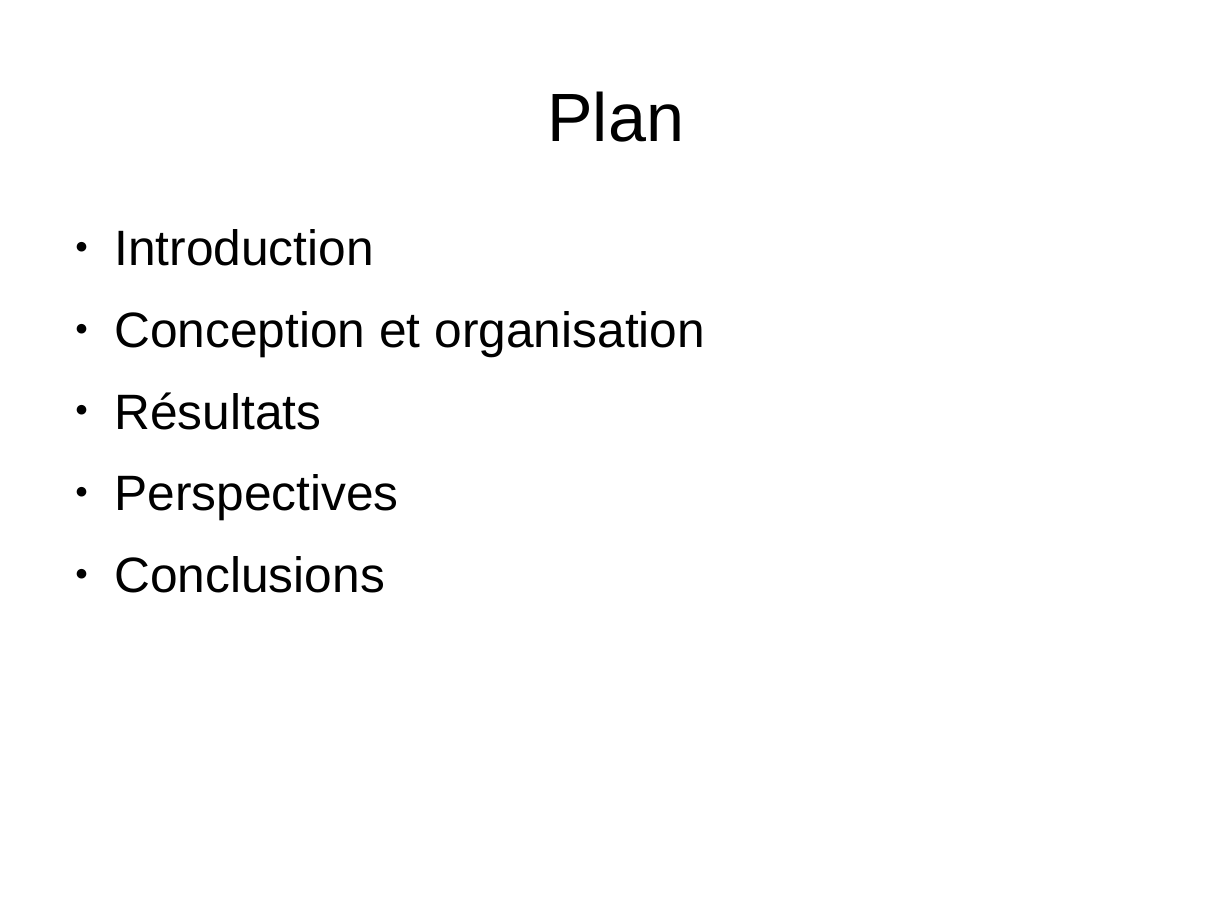
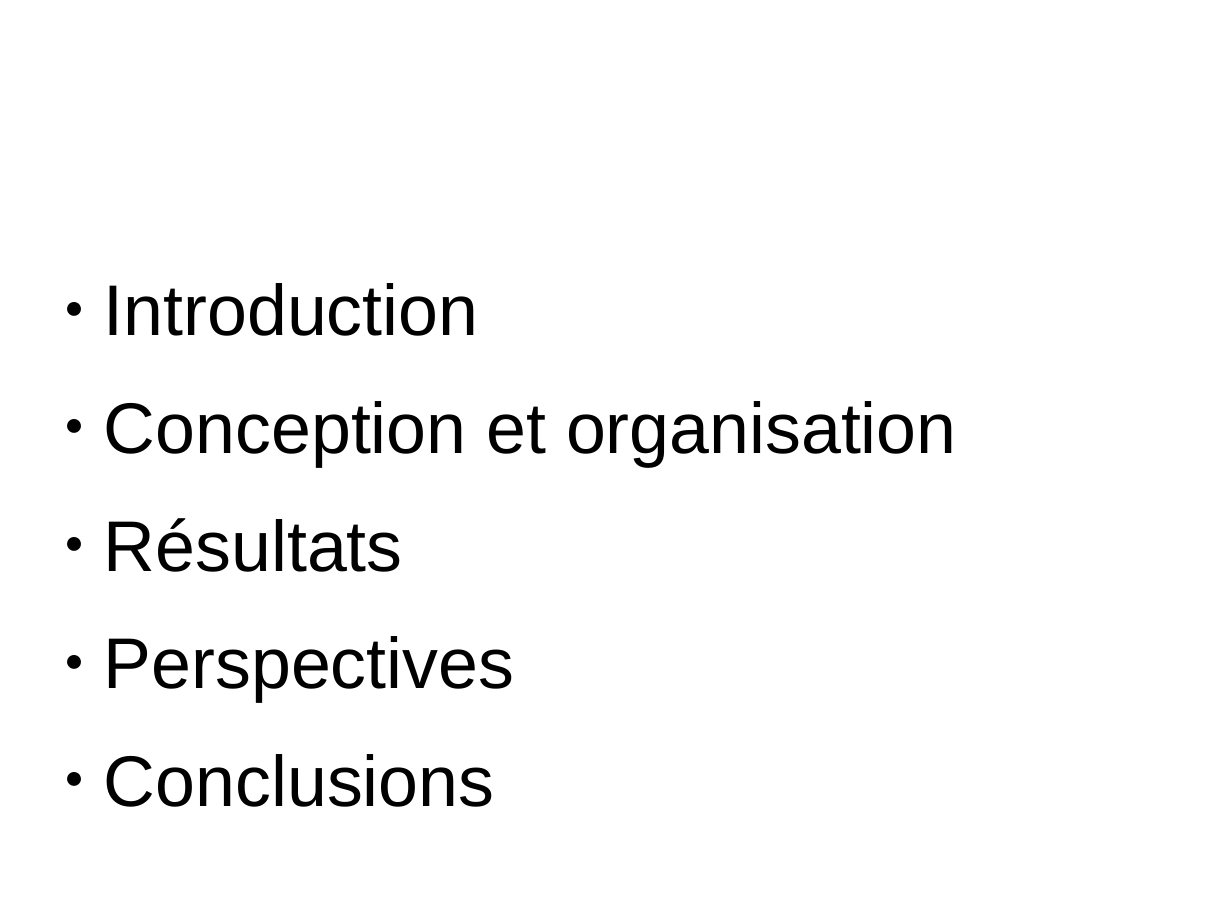
Before and after one commit to medrimonia/PFA-Nethack, a slide deck: slide 2 of papers/soutenance/soutenance.odp. Drawn at 1232x924 pixels with LibreOffice and Linux fonts; fonts in the diff are those of the drawing; background and template pictures are left out. Boxes give left, top, right and bottom in pixels: in the first picture for what was removed or moved away, otherwise in the second. Text is boxed around its words. In the diff, an @@ line names an element or a change of style, - is before the commit and + after.

```diff
--- a/papers/soutenance/soutenance.odp
+++ b/papers/soutenance/soutenance.odp
@@ title "Plan" at bbox=[61, 37, 931, 191]: size 44 to 56.1 pt, text colour #000000 to #FFFFFF; alignment centre to left @@
@@ text "Introduction": place and size @@
-text "Introduction" at bbox=[114, 229, 706, 593]
+text "Introduction" at bbox=[104, 283, 957, 807]
@@ text "Introduction" at bbox=[104, 283, 957, 807]: size 32 to 46.2 pt; more space between paragraphs @@
```
Also in this commit, not shown: 16 other slides changed.
